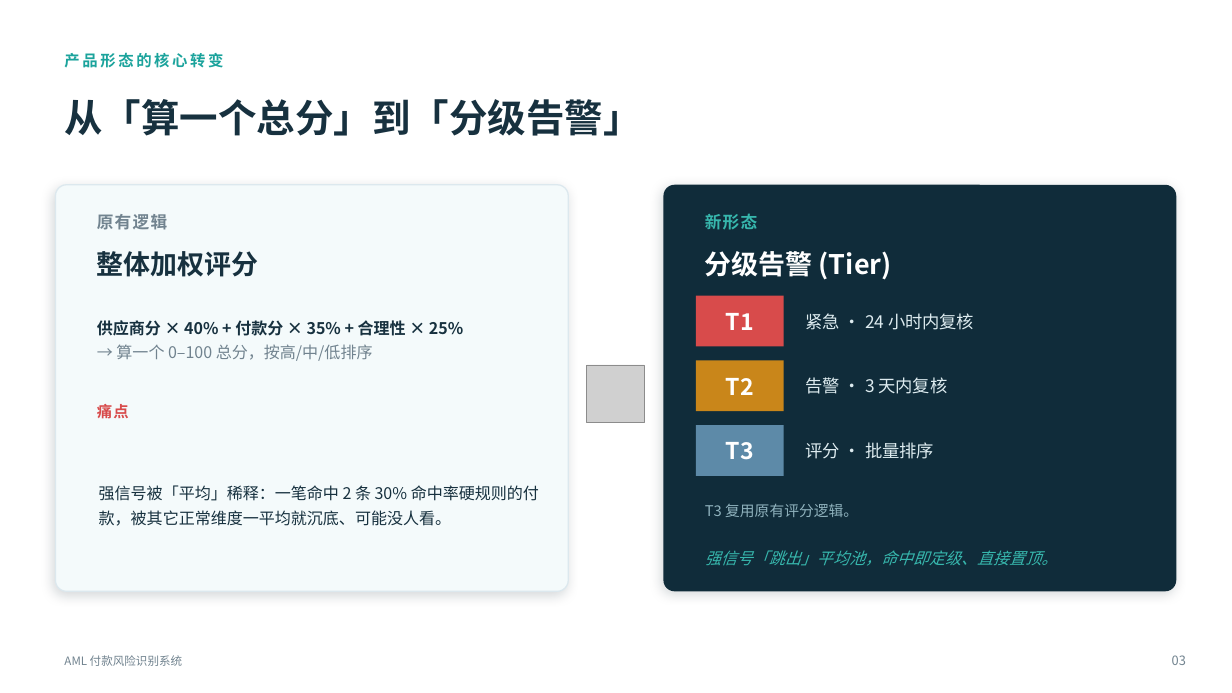
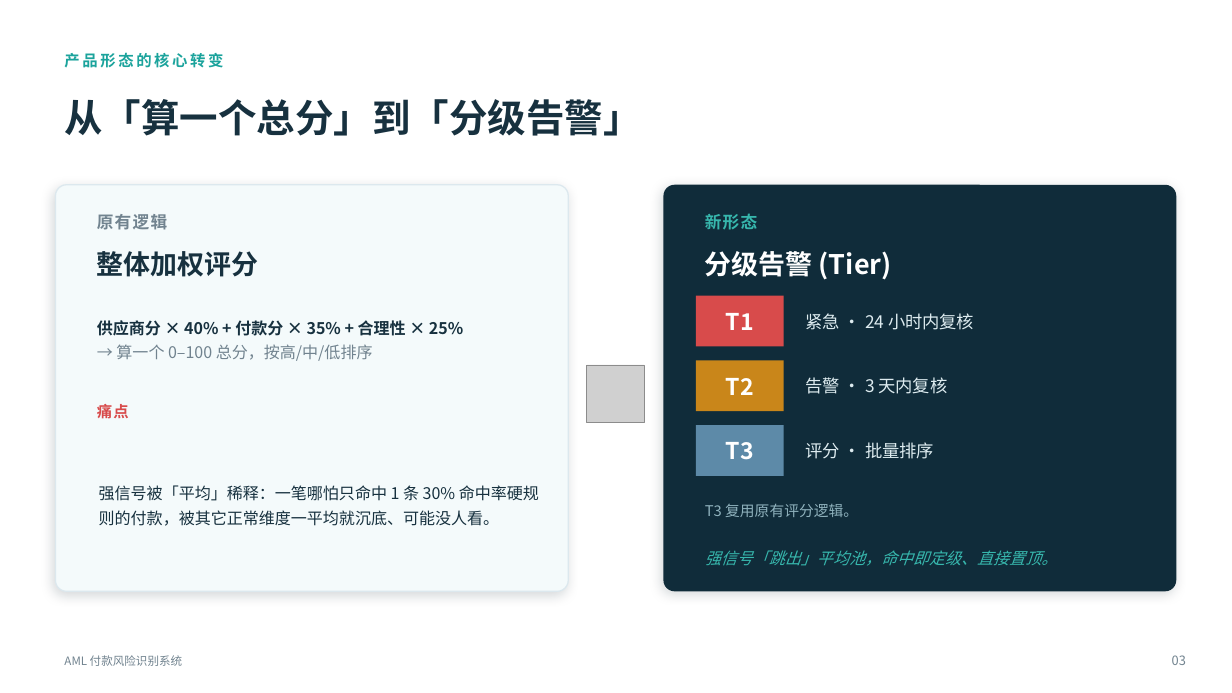
Before and after one commit to strangeromo-cloud/aml-backend, a slide deck: slide 3 of ppt/AML-System-Walkthrough-Legal-CN.pptx. Drawn at 1232x693 pixels with LibreOffice and Linux fonts; fonts in the diff are those of the drawing; grey boxes stand for pictures. Boxes give left, top, right and bottom in pixels: in the first picture for what was removed or moved away, otherwise in the second. Text is boxed around its words. In the diff, an @@ line names an element or a change of style, - is before the commit and + after.

```diff
--- a/ppt/AML-System-Walkthrough-Legal-CN.pptx
+++ b/ppt/AML-System-Walkthrough-Legal-CN.pptx
@@ text at [99, 485, 539, 526]: text changed @@
-强信号被「平均」稀释：一笔命中 2 条 30% 命中率硬规则的付款，被其它正常维度一平均就沉底、可能没人看。
+强信号被「平均」稀释：一笔哪怕只命中 1 条 30% 命中率硬规则的付款，被其它正常维度一平均就沉底、可能没人看。
```
Also in this commit, not shown: 1 other slide changed, 3 other files.
